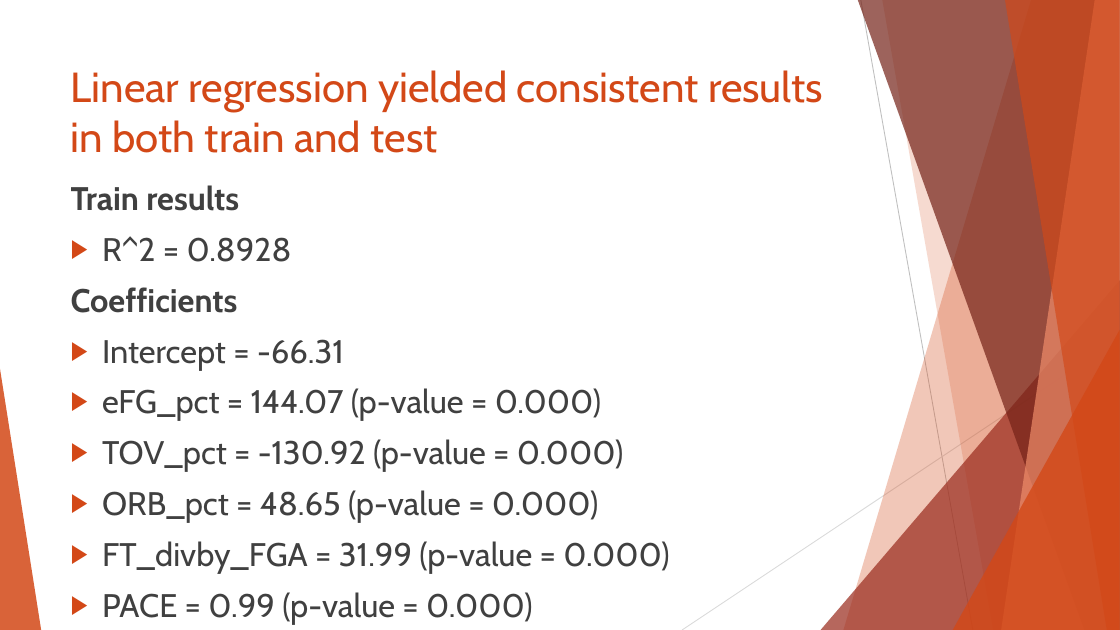
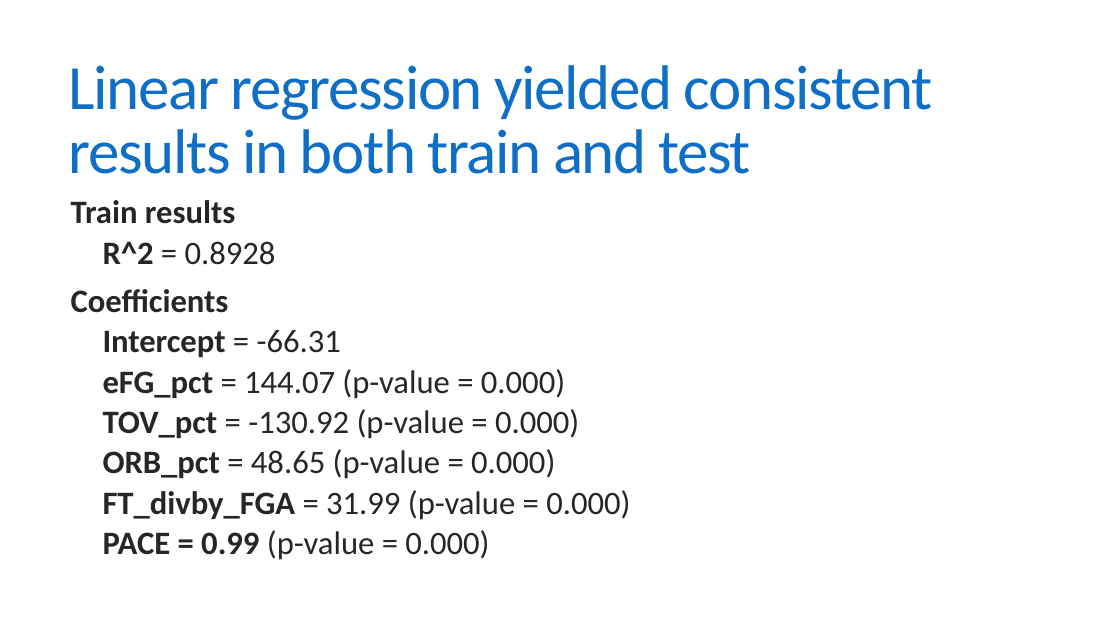
Before and after one commit to dlgoldman/DS-SF-30, a slide deck: slide 8 of final-project/3/Final_Project_3_David_Goldman.pptx. Drawn at 1120x630 pixels with LibreOffice and Linux fonts; fonts in the diff are those of the drawing. Boxes give left, top, right and bottom in pixels: in the first picture for what was removed or moved away, otherwise in the second. Text is boxed around its words. In the diff, an @@ line names an element or a change of style, - is before the commit and + after.

```diff
--- a/final-project/3/Final_Project_3_David_Goldman.pptx
+++ b/final-project/3/Final_Project_3_David_Goldman.pptx
@@ title "Linear regression yielded consistent results ..." at [69,65,932,174]: size 36 to 54 pt, font Cabin to Calibri, text colour #D34817 to #0F6FC6, letter spacing 0 to -1.2 pt; line spacing 1 to 0.85; vertical alignment top to middle @@
@@ text "Train results": place and size @@
-text "Train results" at [71,185,669,625]
+text "Train results" at [71,200,630,560]
@@ text "Train results" at [71,200,630,560]: font Cabin to Calibri, text colour #404040 to #262626; bold on in "R^2", "Intercept", "eFG_pct", "TOV_pct" and 3 more places; line spacing 1 to 0.85; more space between paragraphs; bullet ▶ to  ; list level 1 to 2 in "R^2 = 0.8928"; list level 1 to 2 in "Intercept = -66.31"; list level 1 to 2 in "eFG_pct = 144.07 (p-value = ..."; list level 1 to 2 in "TOV_pct = -130.92 (p-value = ..."; list level 1 to 2 in "ORB_pct = 48.65 (p-value = ..."; list level 1 to 2 in "FT_divby_FGA = 31.99 (p-value = ..."; list level 1 to 2 in "PACE = 0.99 (p-value = ..." @@
@@ group removed at [0,0,1120,630]: 5 freeform shapes, 3 triangles, 2 lines @@
```
Also in this commit, not shown: 10 other slides changed, 2 other files.
